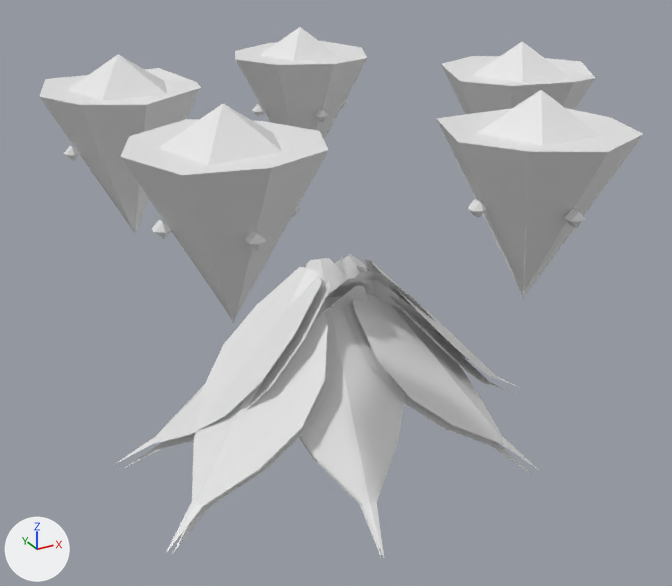
The glTF model models/world/strawberry-3.glb as it was, and as the next commit left it.
Before and after are seen from a camera (50 mm lens) standing at (-0.644, -1.155, 0.558) and looking at (-0.007, 0.003, -0.021). The lights are fixed; the arrows at lower left show +X, +Y and +Z. The older version comes first. Vertices at exactly the same position are counted once.

Objects in the first picture: 'strawberry-3'.
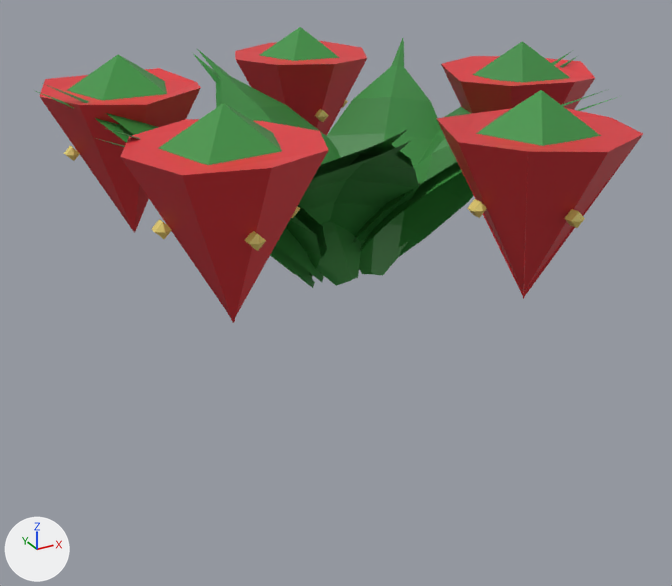
Where the change shows, as pixel boxes [x1, y1, x2, y2] in the pictures (672 x 586 px; the box of a moved part takes in the faces that stretch with it):
'strawberry-3', recoloured, reshaped (darker, 44% shorter): before [40, 27, 643, 557]; after [36, 27, 643, 323]
part 1 of me_mesh_0, moved or reshaped: before [115, 253, 541, 557]; after [36, 38, 617, 288]

Diff of the bpy script that builds the scene:
```diff
--- a/models/world/strawberry-3.glb.py
+++ b/models/world/strawberry-3.glb.py
@@ mat_vc @@
 n0 = _N.new('ShaderNodeBsdfPrincipled'); n0.name = 'Principled BSDF'
 n1 = _N.new('ShaderNodeOutputMaterial'); n1.name = 'Material Output'
+n2 = _N.new('ShaderNodeMix'); n2.name = 'Mix'
+n2.data_type = 'RGBA'
+n2.blend_type = 'MULTIPLY'
+n2.inputs[0].default_value = 1.0  # 'Factor'
+n2.inputs[7].default_value = (0.8, 0.8, 0.8, 1.0)  # 'B', white #e7e7e7
+n3 = _N.new('ShaderNodeVertexColor'); n3.name = 'Color Attribute'
 _L.new(n0.outputs[0], n1.inputs[0])  # 'BSDF' to 'Surface'
+_L.new(n2.outputs[2], n0.inputs[0])  # 'Result' to 'Base Color'
+_L.new(n3.outputs[0], n2.inputs[6])  # 'Color' to 'A'
@@ me_mesh_0 @@
 # used by ob_strawberry_3; location = (0.0, 0.0, 0.0)
-me_mesh_0.from_pydata(...)  # 600 vertices, 852 faces; spans x -0.379..0.445, y -0.422..0.43, z -0.307..0.335
+me_mesh_0.from_pydata(...)  # 600 vertices, 852 faces; spans x -0.396..0.445, y -0.422..0.43, z 0.011..0.335
+# me_mesh_0 part 1: 256 of 600 vertices moved; they spanned x -0.349..0.388, y -0.281..0.281, z -0.307..0.022 and now span x -0.396..0.439, y -0.331..0.331, z 0.011..0.314; mean shift (0.001, 0.0, 0.317); largest move (0.374, 0.0, -0.307) -> (0.439, 0.0, 0.305)
 me_mesh_0.materials.append(mat_vc)
```
